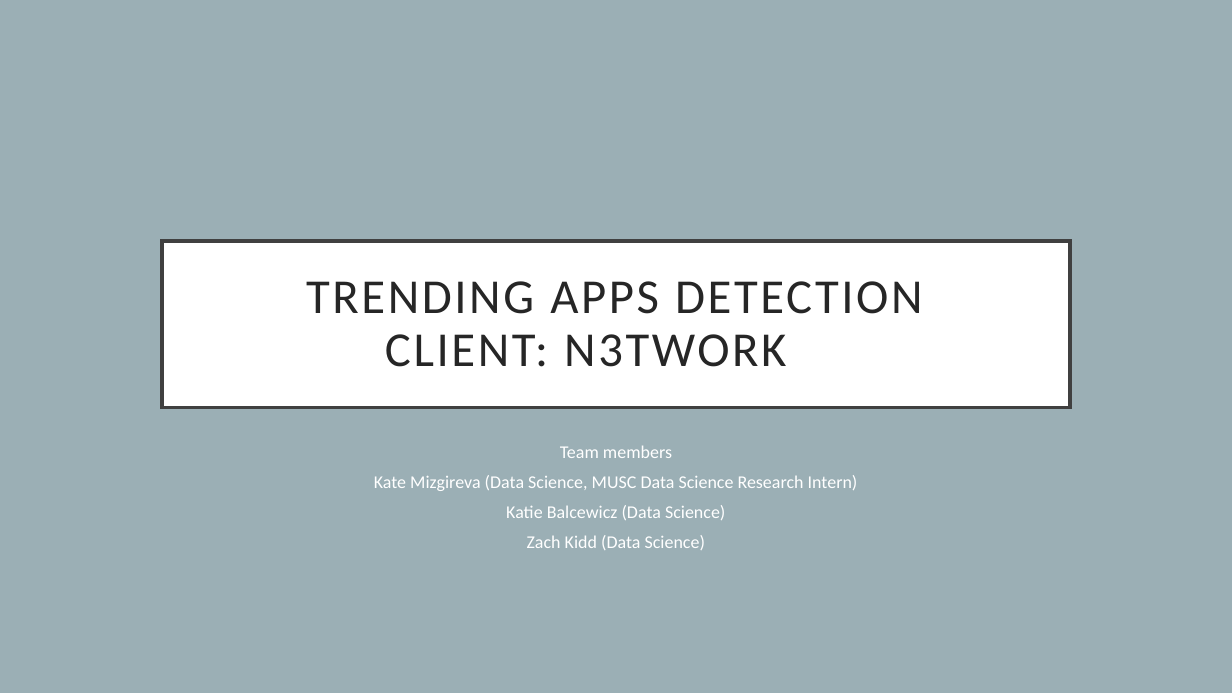
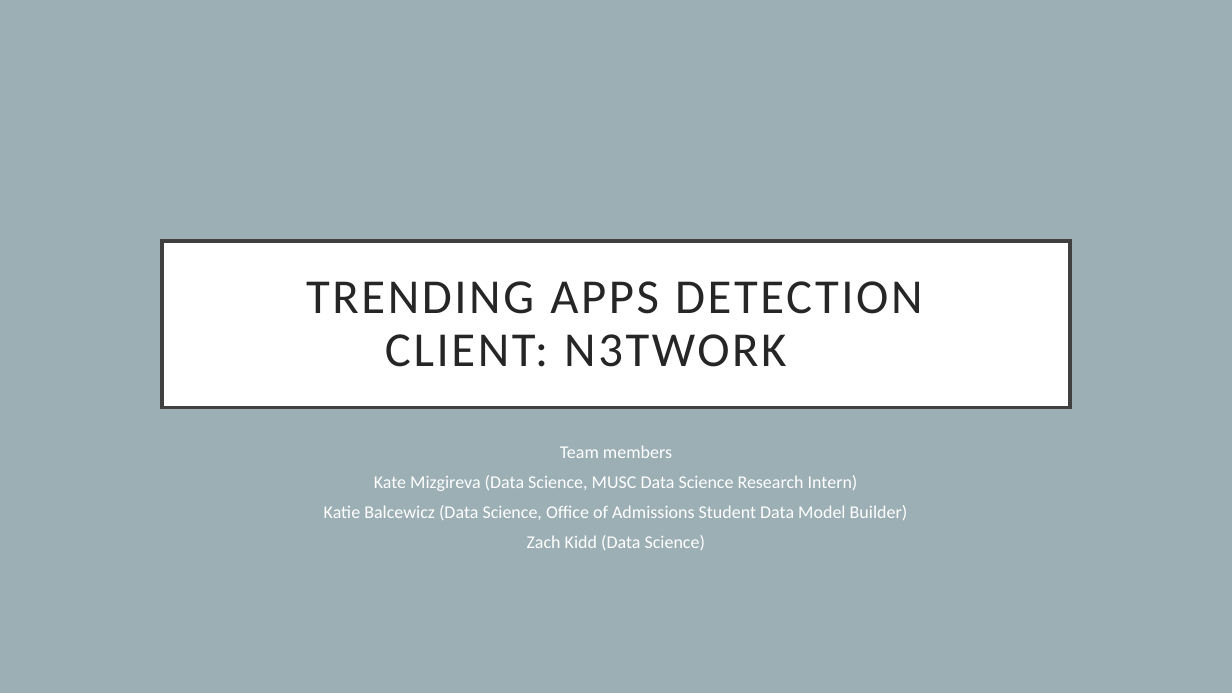
Before and after one commit to pauleanderson/capstone-spring-2018-team-7, a slide deck: slide 1 of midterm presentation/Presentation-StartingTemplate.pptx. Drawn at 1232x693 pixels with LibreOffice and Linux fonts; fonts in the diff are those of the drawing. Boxes give left, top, right and bottom in pixels: in the first picture for what was removed or moved away, otherwise in the second. Text is boxed around its words. In the diff, an @@ line names an element or a change of style, - is before the commit and + after.

```diff
--- a/midterm presentation/Presentation-StartingTemplate.pptx
+++ b/midterm presentation/Presentation-StartingTemplate.pptx
@@ subtitle at box(324, 505, 908, 520): text changed @@
-Katie Balcewicz (Data Science)
+Katie Balcewicz (Data Science, Office of Admissions Student Data Model Builder)
```
Also in this commit, not shown: 4 other slides changed, 3 slides added, 1 slide removed.
